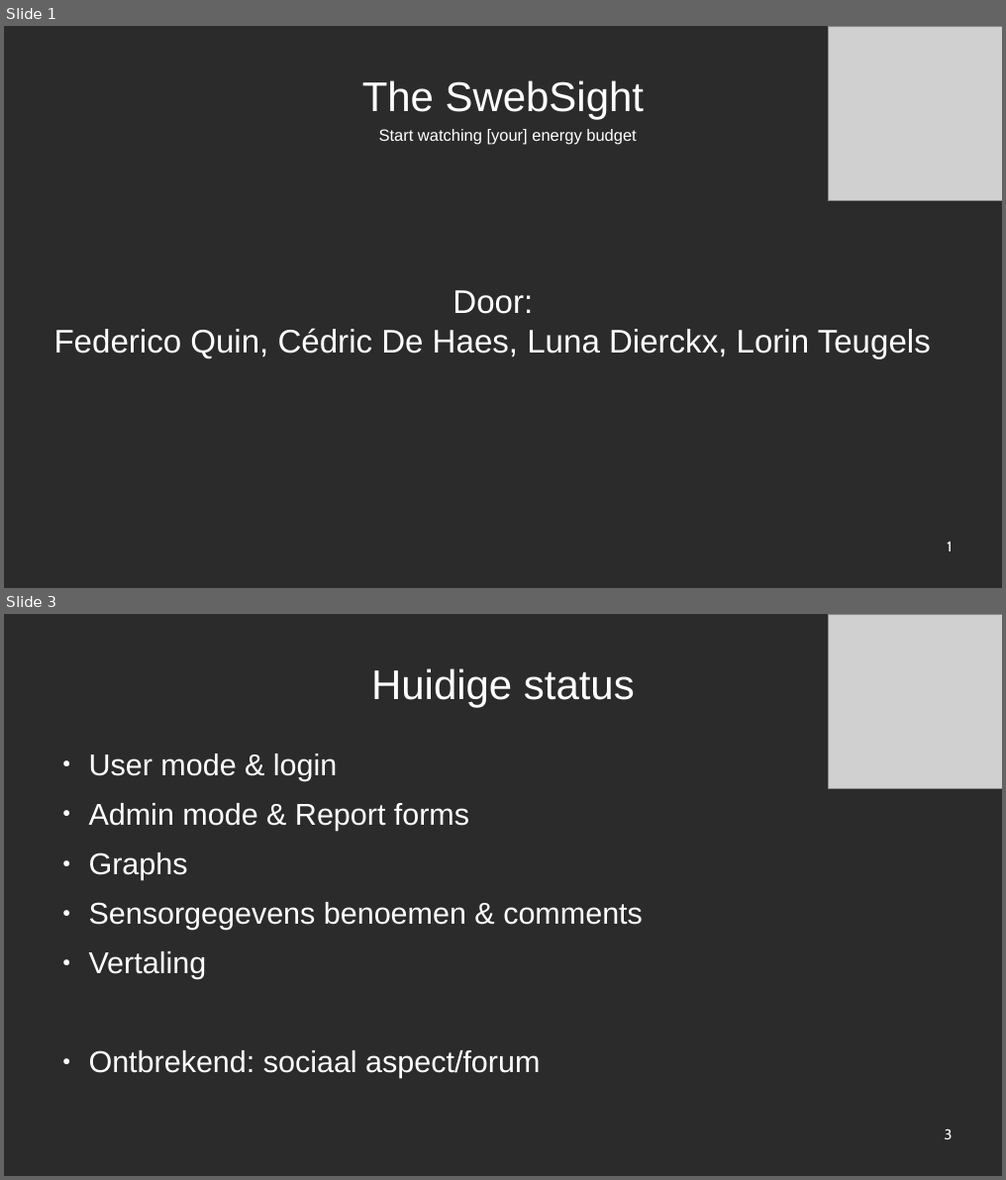
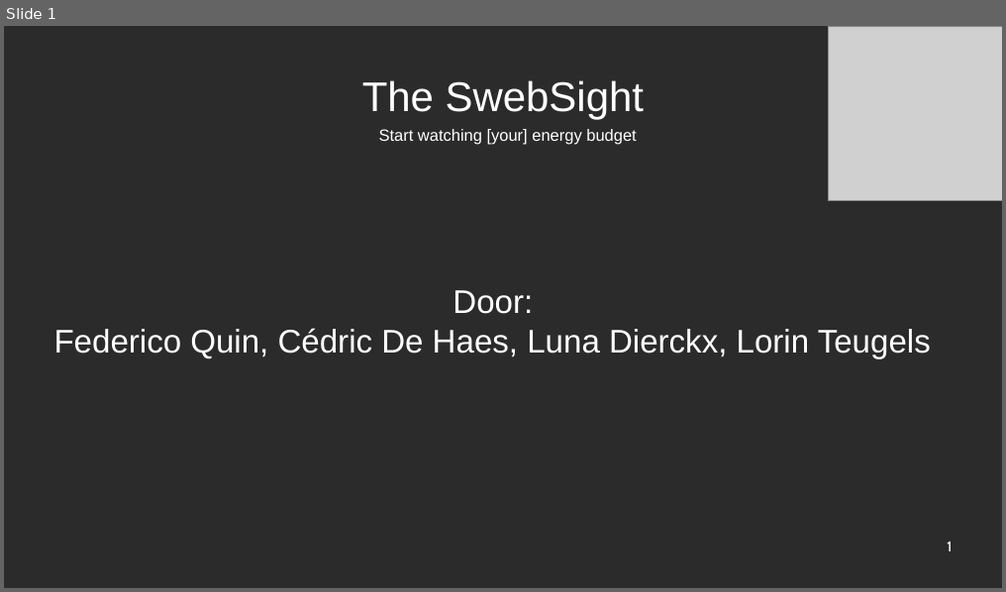
Before and after one commit to cekefun/Project_Databases, a slide deck: Powerpoint_databases.odp. Shown one above the other, each under a label of ours: slides 1 and 3 before the commit, slide 1 after it; the slides between them are not shown. The pictures are 1006x1180 and 1006x592 pixels, drawn with LibreOffice and Linux fonts; fonts in the diff are those of the drawing; grey boxes stand for pictures; background and template pictures are left out; a plain dark background stands for a picture behind light text. Boxes give left, top, right and bottom in pixels: in the first picture for what was removed or moved away, otherwise in the second. Text is boxed around its words. In the diff, an @@ line names an element or a change of style, - is before the commit and + after.

```diff
--- a/Powerpoint_databases.odp
+++ b/Powerpoint_databases.odp
@@ slide 3 removed at box(4, 614, 1002, 1176), background picture (left out) @@
@@ picture removed at box(828, 614, 1002, 788) @@
@@ title removed at box(371, 668, 635, 708) @@
-Huidige status
@@ text removed at box(89, 754, 643, 1078) @@
-● User mode & login
-● Admin mode & Report forms
-● Graphs
-● Sensorgegevens benoemen & comments
-● Vertaling
-● Ontbrekend: sociaal aspect/forum
@@ page number removed at box(944, 1129, 952, 1140) @@
-3
```
Also in this commit, not shown: 2 slides changed, 6 slides added, 3 other slides removed.
